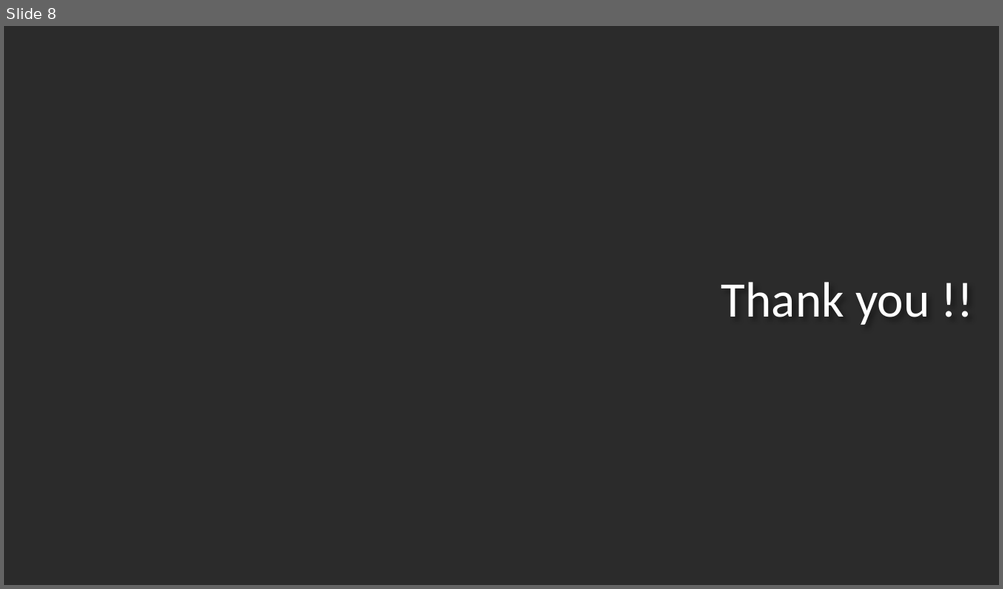
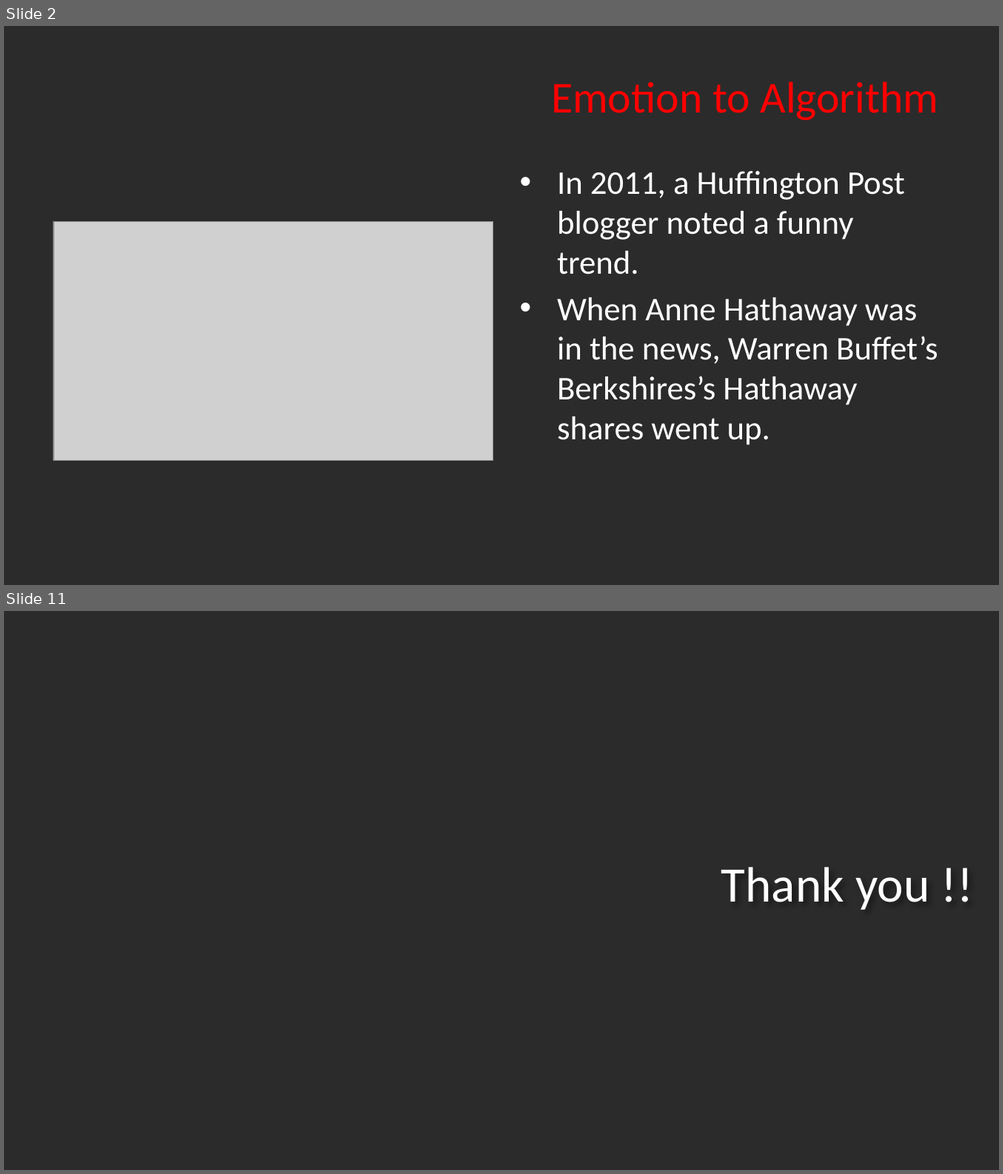
Before and after one commit to arundhathi-patil/ISM-6390-Data-Science-Project, a slide deck: DSP Presentation.pptx. Shown one above the other, each under a label of ours: slide 8 before the commit, slides 2 and 11 after it; the slides between them are not shown. The pictures are 1003x589 and 1003x1174 pixels, drawn with LibreOffice and Linux fonts; fonts in the diff are those of the drawing; grey boxes stand for pictures; background and template pictures are left out; a plain dark background stands for a picture behind light text. Boxes give left, top, right and bottom in pixels: in the first picture for what was removed or moved away, otherwise in the second. Text is boxed around its words. In the diff, an @@ line names an element or a change of style, - is before the commit and + after.

```diff
--- a/DSP Presentation.pptx
+++ b/DSP Presentation.pptx
@@ slide 2 added at <box>4,26,999,585</box>, background picture (left out) @@
@@ title added at <box>551,82,938,121</box>, 32 pt, text #FF0000 @@
+Emotion to Algorithm
@@ text added at <box>557,171,937,446</box>, 24 pt, text #FFFFFF @@
+• In 2011, a Huffington Post blogger noted a funny trend.
+• When Anne Hathaway was in the news, Warren Buffet’s Berkshires’s Hathaway shares went up.
@@ picture added at <box>54,222,493,460</box> @@
@@ what was slide 8 is now slide 11 @@
```
Also in this commit, not shown: 5 slides changed, 3 other slides added, 1 slide removed.
